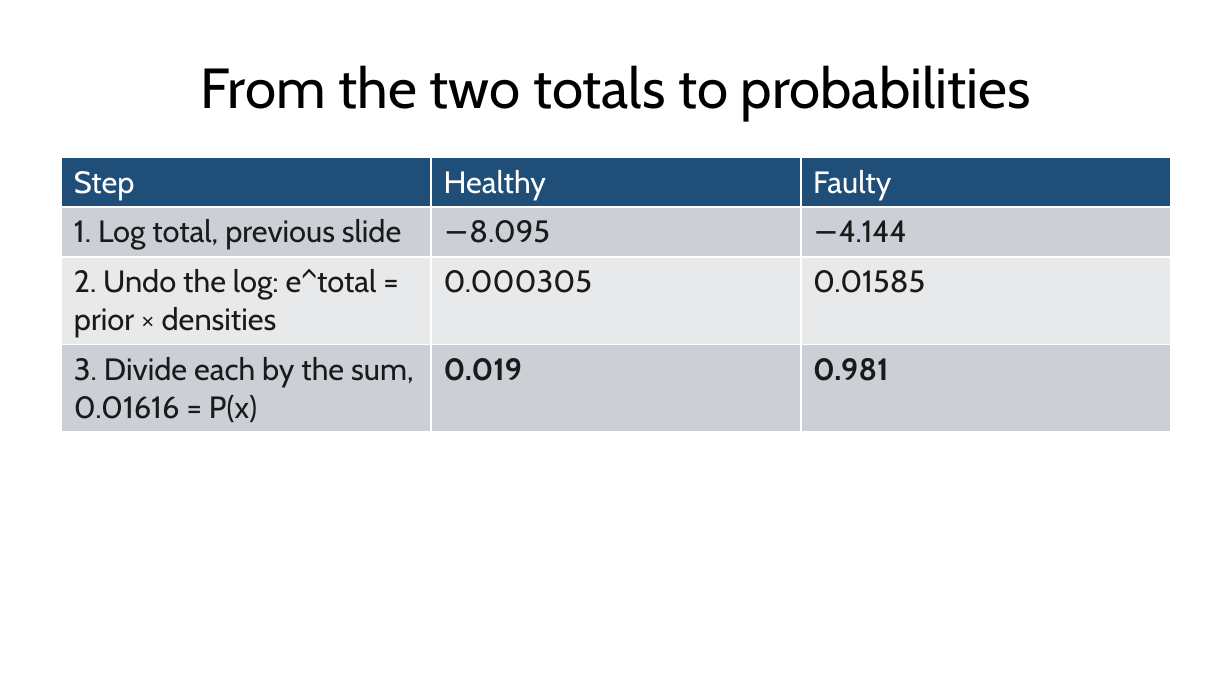
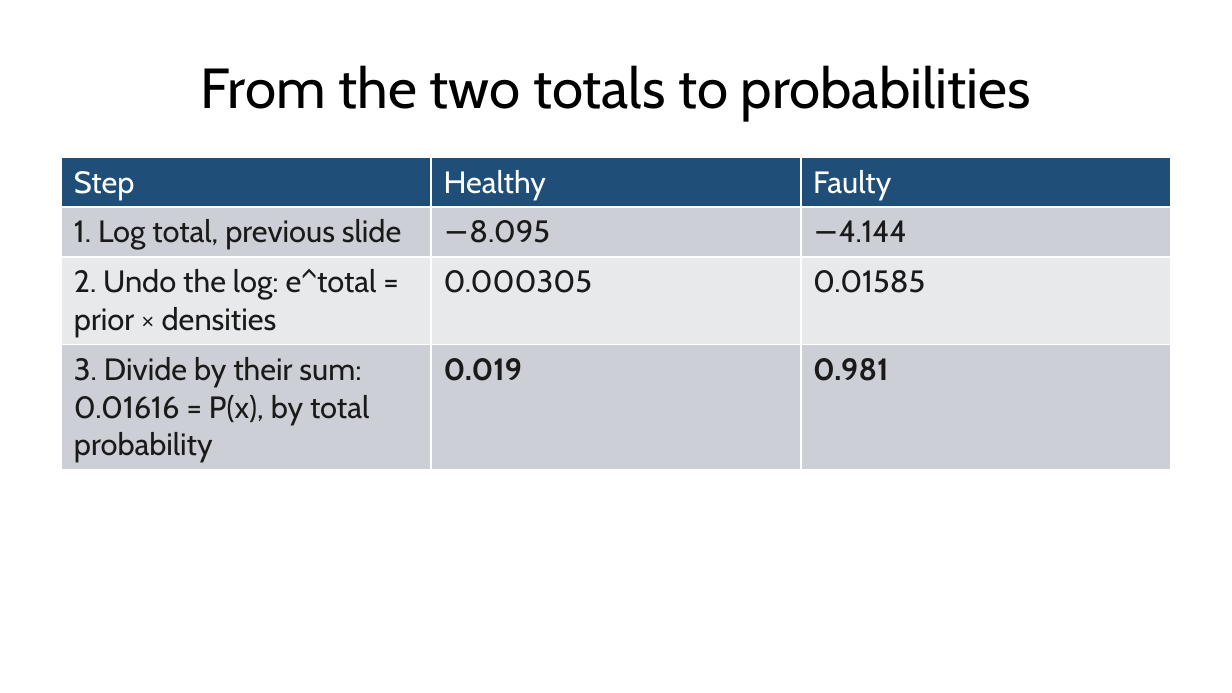
Before and after one commit to fabioantonini/technologies-for-artificial-intelligence, a slide deck: slide 34 of Lessons/06_knn_naive_bayes_svm/Slides/knn_naive_bayes_svm_slides.pptx. Drawn at 1232x693 pixels with LibreOffice and Linux fonts; fonts in the diff are those of the drawing; background and template pictures are left out. Boxes give left, top, right and bottom in pixels: in the first picture for what was removed or moved away, otherwise in the second. Text is boxed around its words. In the diff, an @@ line names an element or a change of style, - is before the commit and + after.

```diff
--- a/Lessons/06_knn_naive_bayes_svm/Slides/knn_naive_bayes_svm_slides.pptx
+++ b/Lessons/06_knn_naive_bayes_svm/Slides/knn_naive_bayes_svm_slides.pptx
@@ table at box(62, 158, 1170, 615) @@
-row 4, column 1: 3. Divide each by the sum, 0.01616 = P(x)
+row 4, column 1: 3. Divide by their sum: 0.01616 = P(x), by total probability
```
Also in this commit, not shown: 3 other slides changed, 6 other files.
